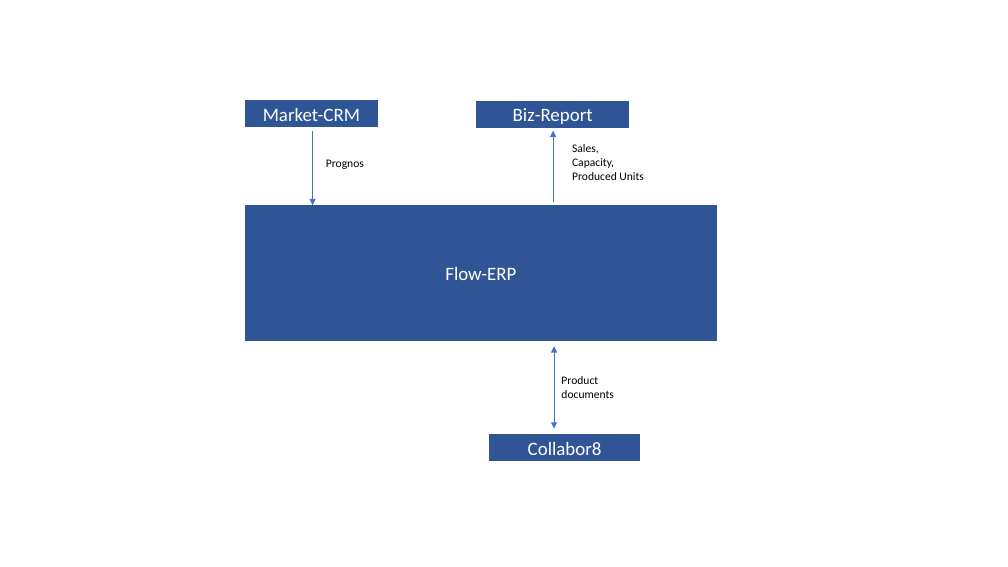
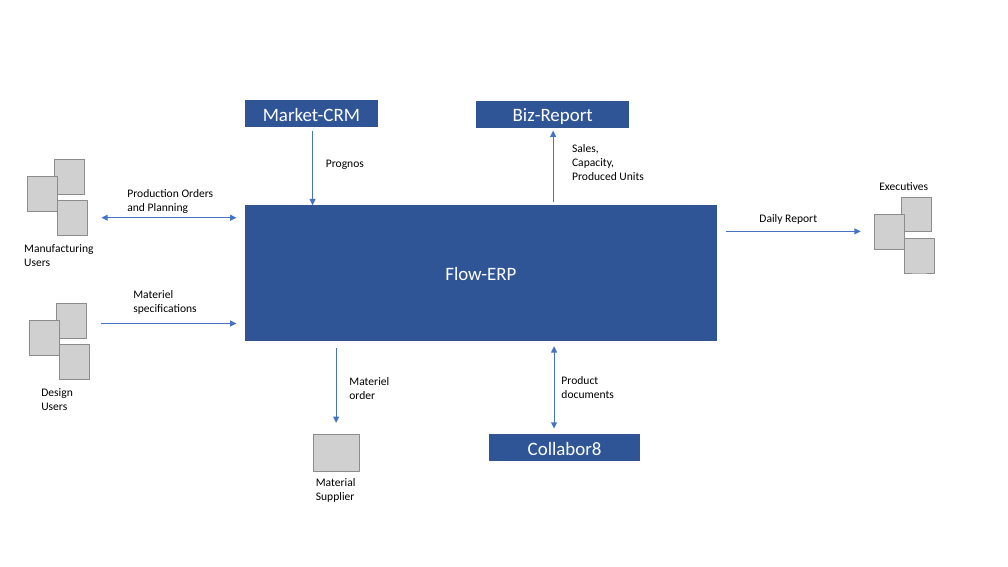
Before and after one commit to Iasa-Global/btabok, a slide deck: slide 5 of pages/engagement_model/media/ppt/Views_pictures.pptx (slide 3 before the commit). Drawn at 1008x567 pixels with LibreOffice and Linux fonts; fonts in the diff are those of the drawing; grey boxes stand for pictures. Boxes give left, top, right and bottom in pixels: in the first picture for what was removed or moved away, otherwise in the second. Text is boxed around its words. In the diff, an @@ line names an element or a change of style, - is before the commit and + after.

```diff
--- a/pages/engagement_model/media/ppt/Views_pictures.pptx
+++ b/pages/engagement_model/media/ppt/Views_pictures.pptx
@@ text added at (x1=127, y1=189, x2=214, y2=213), 11 pt, text #000000 @@
+Production Orders
+and Planning
@@ text added at (x1=879, y1=182, x2=928, y2=190), 11 pt, text #000000 @@
+Executives
@@ picture added at (x1=901, y1=197, x2=932, y2=232) @@
@@ double arrow added from (101, 218) to (237, 218), #4472C4 0.5 pt @@
@@ arrow added from (726, 231) to (861, 231), #4472C4 0.5 pt @@
@@ text added at (x1=759, y1=214, x2=817, y2=224), 11 pt, text #000000 @@
+Daily Report
@@ picture added at (x1=874, y1=215, x2=904, y2=250) @@
@@ picture added at (x1=904, y1=238, x2=935, y2=273) @@
@@ group added at (x1=24, y1=160, x2=93, y2=266): 3 pictures, 1 text @@
+Manufacturing
+Users
@@ text added at (x1=133, y1=290, x2=196, y2=314), 11 pt, text #000000 @@
+Materiel
+specifications
@@ arrow added from (101, 324) to (237, 324), #4472C4 0.5 pt @@
@@ arrow added from (337, 349) to (337, 423), #4472C4 0.5 pt @@
@@ group added at (x1=29, y1=303, x2=90, y2=410): 3 pictures, 1 text @@
+Design
+Users
@@ text added at (x1=349, y1=377, x2=389, y2=399), 11 pt, text #000000 @@
+Materiel
+order
@@ picture added at (x1=313, y1=435, x2=358, y2=471) @@
@@ text added at (x1=316, y1=478, x2=356, y2=502), 11 pt, text #000000 @@
+Material
+Supplier
```
Also in this commit, not shown: 4 slides added, 3 other files.
